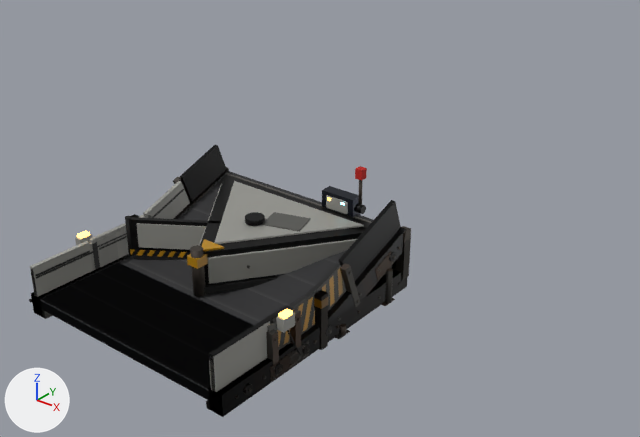
One commit to the Blender file game/assets/models/conveyors/source/conveyor_extras.blend: the scene before it, then after it.
Camera for both pictures: a camera (50 mm lens) standing at (4.1, -4.0, 2.42) and looking at (0.56, 0.43, -0.33). Lighting does not change. The marker at lower left points along +X, +Y and +Z. The older version comes first.

In view in the first picture: 'Conveyor_Loader__Belt', 'Conveyor_Loader__Frame', 'Conveyor_SplitterSwitch__Arm', 'Conveyor_SplitterSwitch__Belt', 'Conveyor_SplitterSwitch__Frame', 'Conveyor_Splitter__Belt', 'Conveyor_Splitter__Frame' and 1 more.
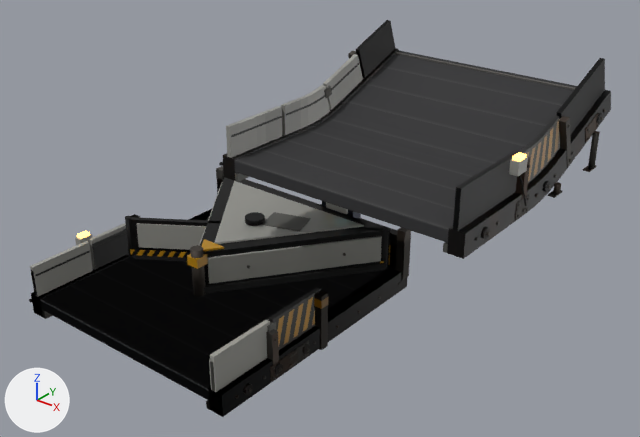
Changed parts and their boxes (x1, y1, x2, y2) in the pictures (640 x 437 px):
'Conveyor_Loader__Belt', moved
    before: (41, 171, 373, 399)
    after: (234, 50, 577, 243)
'Conveyor_Loader__Frame', moved
    before: (29, 145, 406, 417)
    after: (219, 20, 611, 259)
'Conveyor_SplitterSwitch__Belt', unchanged, uncovered by the edit
    before: (43, 263, 253, 400)
    after: (40, 220, 388, 400)

Diff of the bpy script that builds the scene:
```diff
--- a/game/assets/models/conveyors/source/conveyor_extras.blend.py
+++ b/game/assets/models/conveyors/source/conveyor_extras.blend.py
@@ me_conveyor_loader__belt @@
 # used by ob_conveyor_loader__belt; location = (0.0, 0.0, 0.0)
-me_conveyor_loader__belt.from_pydata(...)  # 118 vertices, 58 faces; spans x -0.84..0.84, y -1.0..0.98, z -0.94..-0.5
+me_conveyor_loader__belt.from_pydata(...)  # 118 vertices, 58 faces; spans x 0.16..1.84, y 0.0..1.98, z 0.06..0.5
+# me_conveyor_loader__belt part 1: the whole mesh is moved by (1.0, 1.0, 1.0)
 me_conveyor_loader__belt.materials.append(mat_m_convbelt)
@@ me_conveyor_loader__frame @@
 # used by ob_conveyor_loader__frame; location = (0.0, 0.0, 0.0)
-me_conveyor_loader__frame.from_pydata(...)  # 2023 vertices, 1550 faces; spans x -1.0..1.0, y -1.0..1.0, z -1.0..-0.25
+me_conveyor_loader__frame.from_pydata(...)  # 2023 vertices, 1550 faces; spans x 0.0..2.0, y 0.0..2.0, z 0.0..0.75
+# me_conveyor_loader__frame part 2: the whole mesh is moved by (1.0, 1.0, 1.0)
 me_conveyor_loader__frame.materials.append(mat_m_convpanel)
```
